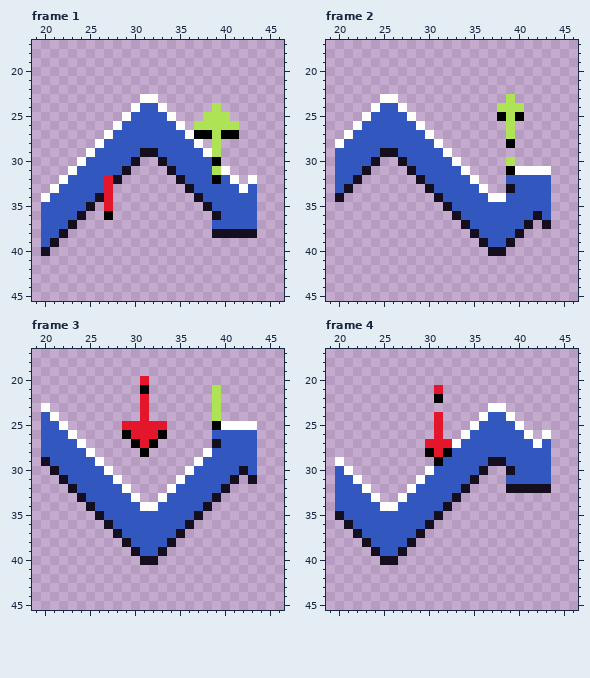
Edited in one commit: pixel-art file (WIP Assets/QuarterReport.aseprite). That is the earlier state.
64x64 pixels, 12 frames. Shown: frame 1: x 19..46, y 17..45; frame 2: x 19..46, y 17..45; frame 3: x 19..46, y 17..45; frame 4: x 19..46, y 17..45. The commit also changed other frames, which this record leaves out.
After:
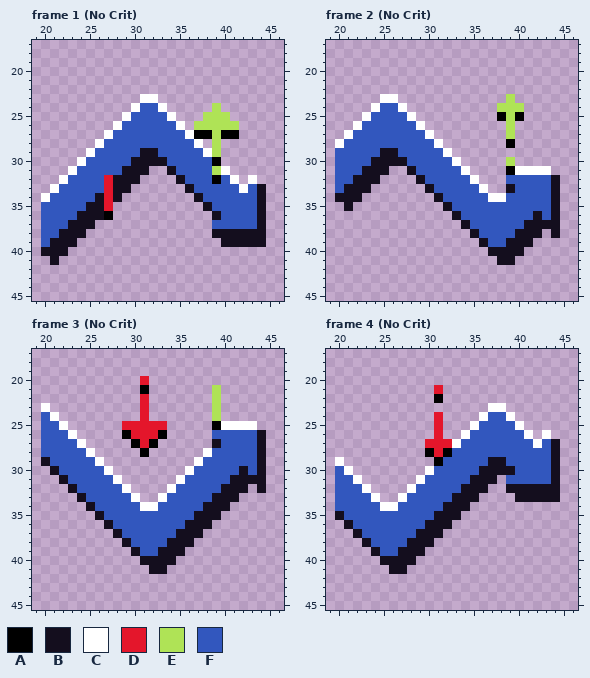
Palette (. is transparent): A #000000  B #140e1e  C #ffffff  D #e4162b  E #afe356  F #3257be
Change:
Frame 1 (No Crit), layer "static arrow":
y 30: x 31..32 .. -> BB
y 31: x 30..31 .. -> BB
y 32: x 29..30 .. -> BB
y 33: x 28..29 .. -> BB; x 44 . -> B
y 34: x 28 . -> B; x 44 . -> B
y 35: x 26 . -> B; x 44 . -> B
y 36: x 25..26 .. -> BB; x 44 . -> B
y 37: x 24..25 .. -> BB; x 44 . -> B
y 38: x 23..24 .. -> BB; x 44 . -> B
y 39: x 22..23 .. -> BB; x 40..44 ..... -> BBBBB
y 40: x 21..22 .. -> BB
y 41: x 21 . -> B
Frame 2 (No Crit), layer "static arrow":
y 30: x 25..26 .. -> BB
y 31: x 24..25 .. -> BB
y 32: x 23..24 .. -> BB; x 44 . -> B
y 33: x 22..23 .. -> BB; x 44 . -> B
y 34: x 21..22 .. -> BB; x 44 . -> B
y 35: x 21 . -> B; x 44 . -> B
y 36: x 44 . -> B
y 37: x 42 . -> B; x 44 . -> B
y 38: x 41..42 .. -> BB; x 44 . -> B
y 39: x 40..41 .. -> BB
y 40: x 39..40 .. -> BB
y 41: x 38..39 .. -> BB
Frame 3 (No Crit), layer "static arrow":
y 26..30: x 44 . -> B
y 31: x 42 . -> B; x 44 . -> B
y 32: x 41..42 .. -> BB; x 44 . -> B
y 33: x 40..41 .. -> BB
y 34: x 39..40 .. -> BB
y 35: x 38..39 .. -> BB
y 36: x 37..38 .. -> BB
y 37: x 36..37 .. -> BB
y 38: x 35..36 .. -> BB
y 39: x 34..35 .. -> BB
y 40: x 33..34 .. -> BB
y 41: x 32..33 .. -> BB
Frame 4 (No Crit), layer "static arrow":
y 27..29: x 44 . -> B
y 30: x 37..38 .. -> BB; x 44 . -> B
y 31: x 36..37 .. -> BB; x 44 . -> B
y 32: x 35..36 .. -> BB; x 44 . -> B
y 33: x 34..35 .. -> BB; x 40..44 ..... -> BBBBB
y 34: x 33..34 .. -> BB
y 35: x 32..33 .. -> BB
y 36: x 31..32 .. -> BB
y 37: x 30..31 .. -> BB
y 38: x 29..30 .. -> BB
y 39: x 28..29 .. -> BB
y 40: x 27..28 .. -> BB
y 41: x 26..27 .. -> BB
